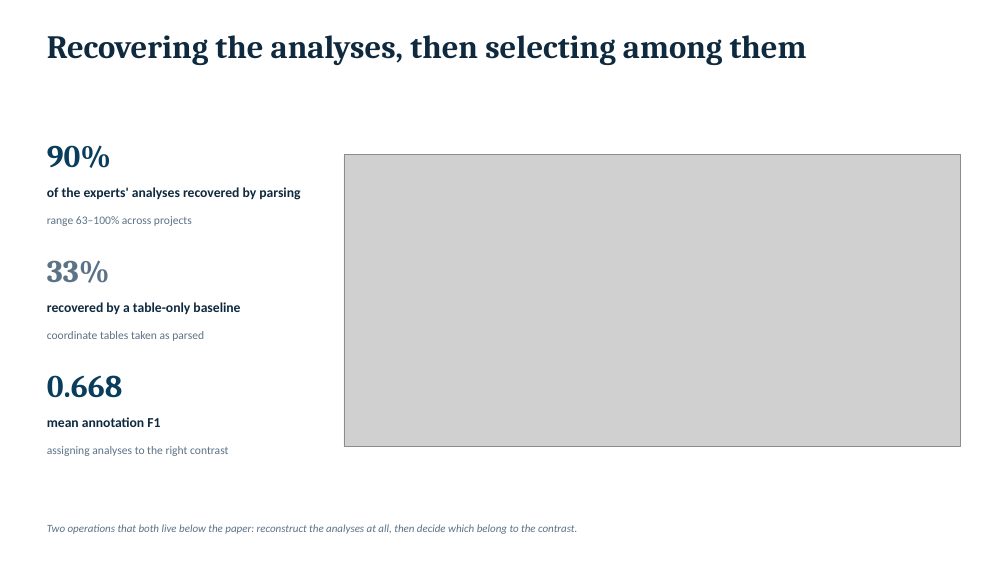
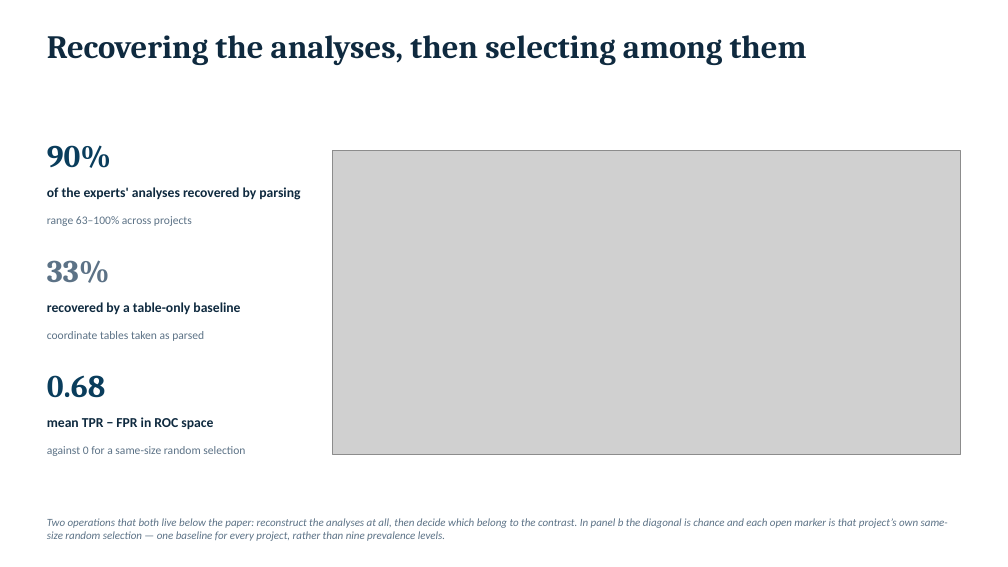
Before and after one commit to neurostuff/autonima-results, a slide deck: slide 6 of autonima_results_deck.pptx. Drawn at 1008x567 pixels with LibreOffice and Linux fonts; fonts in the diff are those of the drawing; grey boxes stand for pictures. Boxes give left, top, right and bottom in pixels: in the first picture for what was removed or moved away, otherwise in the second. Text is boxed around its words. In the diff, an @@ line names an element or a change of style, - is before the commit and + after.

```diff
--- a/autonima_results_deck.pptx
+++ b/autonima_results_deck.pptx
@@ picture: place and size @@
-picture at <box>344,154,960,446</box>
+picture at <box>333,150,960,454</box>
@@ text at <box>47,375,105,398</box>: text changed @@
-0.668
+0.68
@@ text at <box>47,417,213,429</box>: text changed @@
-mean annotation F1
+mean TPR − FPR in ROC space
@@ text at <box>47,446,245,456</box>: text changed @@
-assigning analyses to the right contrast
+against 0 for a same-size random selection
@@ text at <box>47,518,948,541</box>: text changed @@
-Two operations that both live below the paper: reconstruct the analyses at all, then decide which belong to the contrast.
+Two operations that both live below the paper: reconstruct the analyses at all, then decide which belong to the contrast. In panel b the diagonal is chance and each open marker is that project’s own same-size random selection — one baseline for every project, rather than nine prevalence levels.
```
Also in this commit, not shown: 1 other slide changed, 13 other files.
